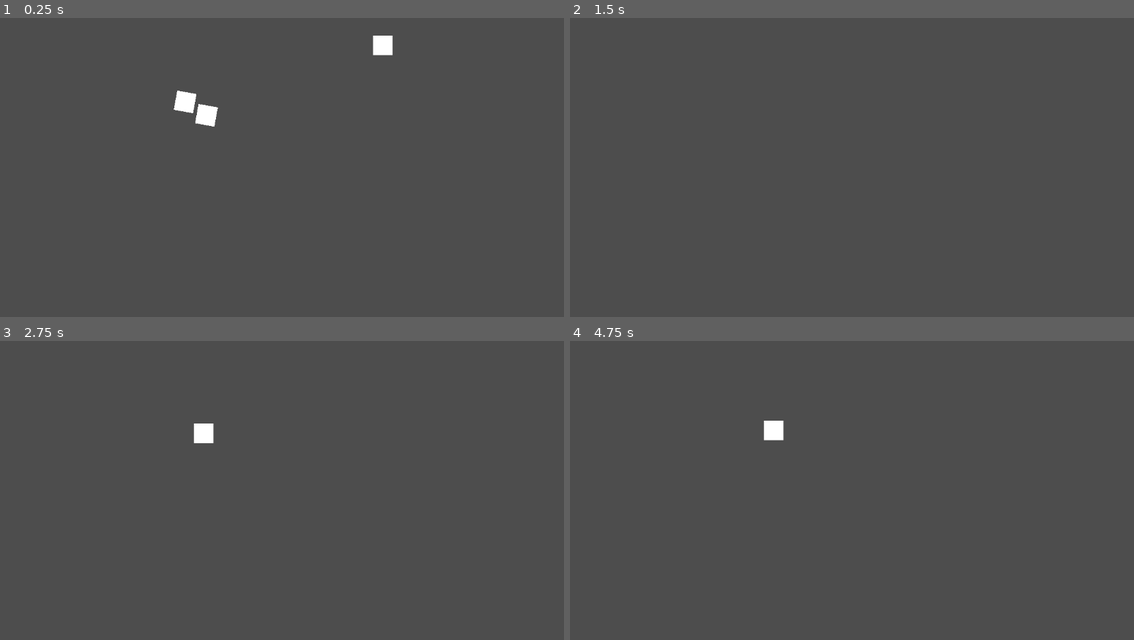
Above: before the commit, frames 1-4 (two rows, left to right).
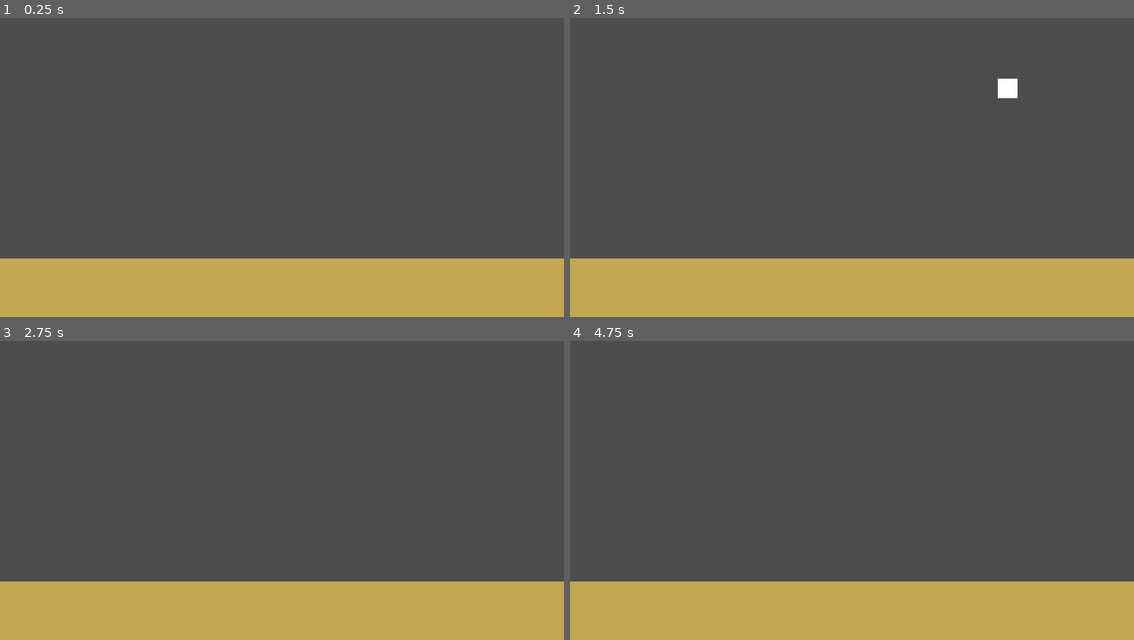
Above: after the commit, the same moments.

Repository: rcooper47/clockwork-kitchen
Game: Godot game, scene res://sample.tscn
Two runs of this game, one before a commit and one after it. Both use one fixed random seed, a clock stepped at 60 frames per second and the inputs below.
Inputs:
- Up to frame 1 (0.25 s): no input
- Up to frame 2 (1.5 s): tap Enter at 1.25 s
- Up to frame 3 (2.75 s): no input
- Up to frame 4 (4.75 s): tap Space at 4.25 s

The runs differ from the first frame. In frame 1, 20% of the frame differs, in the area x 0-100%, y 5-100%; in frame 2, 20%; in frame 3, 20%; in frame 4, 20%.

Commit message:
Food Spawners (#3)
* Food Spawners

Made 6 spawners where food can generate from

* Food and Spawner Update

Food now has names and spawners generate food one at a time/at a somewhat consistent rate

---------

Co-authored-by: PKMNMaster99 <amadia.tillman@gmail.com>
Co-authored-by: Sheneeka Ward <WardSheneeka@JohnDeere.com>

Diff:
--- a/Spawner.gd
+++ b/Spawner.gd
@@ -2,7 +2,8 @@
 @onready var timer = %Timer
 
 func _ready():
-	spawn_food()
+	pass
+	#spawn_food()
 
 
 func _process(delta):
@@ -12,10 +13,14 @@
 	var food_scene = preload("res://food.tscn")
 	var new_food  = food_scene.instantiate()
 	add_child(new_food)
-	get_tree().create_timer(randf_range(2, 3)).timeout.connect(spawn_food)
-	print("hi")
+	#get_tree().create_timer(randf_range(2, 3)).timeout.connect(spawn_food)
 
 func _on_timer_timeout():
 	pass
 	#spawn_food()
 	 # Replace with function body.
+
+
+func _on_table_body_entered(body):
+	body.queue_free()
+	print(body.name)
--- /dev/null
+++ b/SpawnerManager.gd
@@ -0,0 +1,24 @@
+extends Node2D
+var children
+var curr
+var prev
+
+# Called when the node enters the scene tree for the first time.
+func _ready():
+	children = self.get_children()
+	curr = children[0]
+	prev = children[0]
+	activate_spawner()
+
+
+# Called every frame. 'delta' is the elapsed time since the previous frame.
+func _process(delta):
+	pass
+
+func activate_spawner():
+	curr = children.pick_random()
+	while curr == prev:
+		curr = children.pick_random()
+	curr.spawn_food()
+	prev = curr
+	get_tree().create_timer(randf_range(1, 2)).timeout.connect(activate_spawner)
--- a/food.gd
+++ b/food.gd
@@ -1,9 +1,9 @@
 extends RigidBody2D
-
+var food_names = ["grape", "wine", "milk", "cheese", "fish", "coffee beans", "coffee"]
 
 # Called when the node enters the scene tree for the first time.
 func _ready():
-	pass # Replace with function body.
+	self.name = food_names.pick_random()
 
 
 # Called every frame. 'delta' is the elapsed time since the previous frame.
@@ -12,8 +12,7 @@
 
 
 func _on_table_body_entered(body):
-	body.queue_free()
-
+	pass
 
 
 func _on_timer_timeout():
--- a/project.godot
+++ b/project.godot
@@ -14,3 +14,7 @@
 run/main_scene="res://sample.tscn"
 config/features=PackedStringArray("4.2", "Forward Plus")
 config/icon="res://icon.svg"
+
+[display]
+
+window/size/initial_position_type=0
--- a/sample.tscn
+++ b/sample.tscn
@@ -1,18 +1,36 @@
 [gd_scene load_steps=5 format=3 uid="uid://c6f8ii2013kui"]
 
-[ext_resource type="PackedScene" uid="uid://bh617frlfuel3" path="res://food.tscn" id="1_5y1yw"]
+[ext_resource type="Script" path="res://SpawnerManager.gd" id="1_anusm"]
 [ext_resource type="Script" path="res://table.gd" id="2_5txlr"]
-[ext_resource type="Script" path="res://Spawner.gd" id="3_yiyl5"]
+[ext_resource type="PackedScene" uid="uid://dot76xlf4lh7g" path="res://spawner.tscn" id="3_w4x53"]
 
 [sub_resource type="RectangleShape2D" id="RectangleShape2D_v04c3"]
 size = Vector2(1155, 136)
 
 [node name="sample" type="Node2D"]
 
-[node name="food" parent="." instance=ExtResource("1_5y1yw")]
+[node name="Timer" type="Timer" parent="."]
 
-[node name="food2" parent="." instance=ExtResource("1_5y1yw")]
-position = Vector2(398, -116)
+[node name="Spawners" type="Node2D" parent="."]
+script = ExtResource("1_anusm")
+
+[node name="Spawner1" parent="Spawners" instance=ExtResource("3_w4x53")]
+position = Vector2(170, 0)
+
+[node name="Spawner2" parent="Spawners" instance=ExtResource("3_w4x53")]
+position = Vector2(340, 0)
+
+[node name="Spawner3" parent="Spawners" instance=ExtResource("3_w4x53")]
+position = Vector2(510, 0)
+
+[node name="Spawner4" parent="Spawners" instance=ExtResource("3_w4x53")]
+position = Vector2(680, 0)
+
+[node name="Spawner5" parent="Spawners" instance=ExtResource("3_w4x53")]
+position = Vector2(850, 0)
+
+[node name="Spawner6" parent="Spawners" instance=ExtResource("3_w4x53")]
+position = Vector2(1020, 0)
 
 [node name="table" type="Area2D" parent="."]
 script = ExtResource("2_5txlr")
@@ -22,19 +40,10 @@
 shape = SubResource("RectangleShape2D_v04c3")
 
 [node name="ColorRect" type="ColorRect" parent="table"]
-visible = false
 offset_left = -8.0
 offset_top = 528.0
 offset_right = 1164.0
 offset_bottom = 656.0
 color = Color(0.764706, 0.65098, 0.317647, 1)
 
-[node name="Timer" type="Timer" parent="."]
-
-[node name="Spawner" type="Marker2D" parent="."]
-position = Vector2(32, 27)
-script = ExtResource("3_yiyl5")
-
-[connection signal="body_entered" from="table" to="food" method="_on_table_body_entered"]
-[connection signal="body_entered" from="table" to="food2" method="_on_table_body_entered"]
-[connection signal="timeout" from="Timer" to="Spawner" method="_on_timer_timeout"]
+[connection signal="body_entered" from="table" to="Spawners/Spawner1" method="_on_table_body_entered"]
--- /dev/null
+++ b/spawner.tscn
@@ -0,0 +1,7 @@
+[gd_scene load_steps=2 format=3 uid="uid://dot76xlf4lh7g"]
+
+[ext_resource type="Script" path="res://Spawner.gd" id="1_y73gl"]
+
+[node name="Spawner" type="Marker2D"]
+position = Vector2(32, 27)
+script = ExtResource("1_y73gl")
